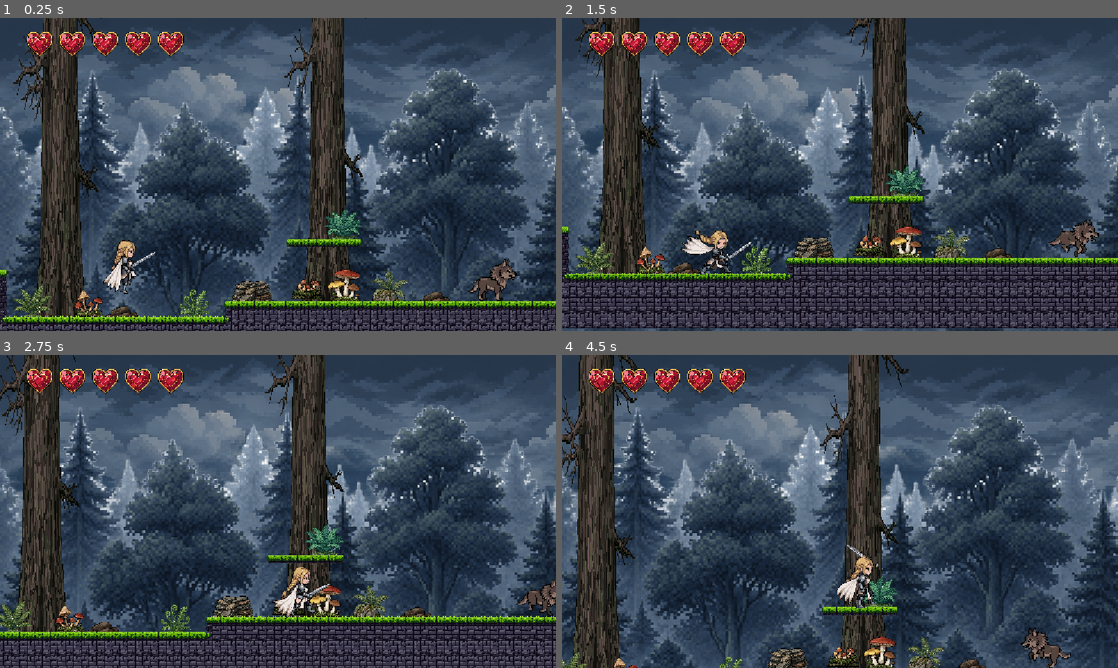
Above: before the commit, frames 1-4 (two rows, left to right).
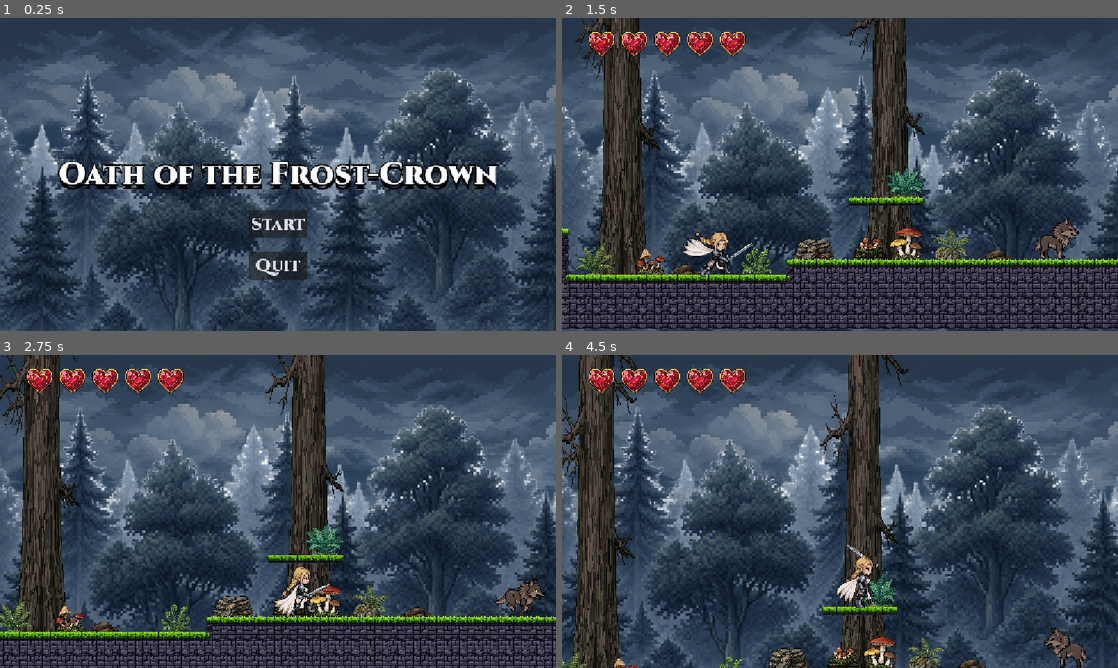
Above: after the commit, the same moments.

Repository: cwdtom/oath-of-the-frost-crown
Game: Godot game, scene res://main.tscn
The game is run twice, just before and just after one commit, with the same random seed, the same clock (stepped at 60 frames per second) and the same inputs.
Inputs (mouse positions are in pixels of both pictures, inside the frame that each line leads up to):
- Up to frame 1 (0.25 s): no input
- Up to frame 2 (1.5 s): click (840, 224) at 0.5 s, where only the run after the commit has a clickable "Start"; tap Enter (attack) at 1.25, 1.35 s; hold Right (right) from 1.28 s (still down)
- Up to frame 3 (2.75 s): keep holding Right (right); tap Space (jump) at 1.52, 2.27 s; tap Enter (attack) at 2.1 s
- Up to frame 4 (4.5 s): release Right (right) at 2.78 s; hold Left (left) 2.78-3.53 s; tap Enter (attack) at 2.85, 3.6, 4.35 s; hold Right (right) from 3.53 s (still down); tap Space (jump) at 3.77 s

The runs differ from the first frame. In frame 1, 41% of the frame differs, in the area x 0-100%, y 0-100%; in frame 2, 18%; in frame 3, 0.8%; in frame 4, 0.9%.

Commit message:
Add title screen start flow

Diff:
--- a/main.gd
+++ b/main.gd
@@ -5,8 +5,9 @@
 const RESULT_DEAD := "DEAD"
 const RESULT_VICTORY := "VICTORY"
 
-var level: Node2D
+var level: Node2D = null
 
+@onready var title: Control = $Title
 @onready var game_result_popup: CanvasLayer = $GameResultPopup
 @onready var result_label: Label = $GameResultPopup/Control/NinePatchRect/VBoxContainer/Label
 @onready var retry_button: Button = $GameResultPopup/Control/NinePatchRect/VBoxContainer/HBoxContainer/Retry
@@ -14,9 +15,8 @@
 
 
 func _ready() -> void:
-	level = $Level01
 	game_result_popup.visible = false
-	connect_level_events()
+	title.connect("start_requested", _on_title_start_requested)
 	retry_button.pressed.connect(_on_retry_pressed)
 	quit_button.pressed.connect(_on_quit_pressed)
 
@@ -39,15 +39,23 @@
 func restart_level() -> void:
 	game_result_popup.visible = false
 
-	var old_level := level
-	remove_child(old_level)
-	old_level.queue_free()
+	if level != null:
+		var old_level := level
+		level = null
+		remove_child(old_level)
+		old_level.queue_free()
 
 	level = LEVEL_01_SCENE.instantiate() as Node2D
 	level.name = "Level01"
 	add_child(level)
 	move_child(level, 0)
 	connect_level_events()
+
+
+func _on_title_start_requested() -> void:
+	title.visible = false
+	title.queue_free()
+	restart_level()
 
 
 func _on_player_died() -> void:
--- a/main.tscn
+++ b/main.tscn
@@ -1,12 +1,13 @@
 [gd_scene format=3 uid="uid://csbau0y38v3vv"]
 
-[ext_resource type="PackedScene" uid="uid://upnpdq4gu8d7" path="res://levels/level_01.tscn" id="1_ig7tw"]
 [ext_resource type="PackedScene" uid="uid://d4o7qsu2p7qg" path="res://ui/game_result_popup.tscn" id="2_0xm2m"]
-[ext_resource type="Script" path="res://main.gd" id="3_l46ej"]
+[ext_resource type="PackedScene" uid="uid://bnqmlejlu8bua" path="res://ui/title.tscn" id="2_1bvp3"]
+[ext_resource type="Script" uid="uid://dldhtxpq1m8h0" path="res://main.gd" id="3_l46ej"]
 
 [node name="Main" type="Node2D" unique_id=1562279049]
 script = ExtResource("3_l46ej")
 
-[node name="Level01" parent="." unique_id=1993614508 instance=ExtResource("1_ig7tw")]
+[node name="Title" parent="." unique_id=1744554783 instance=ExtResource("2_1bvp3")]
 
 [node name="GameResultPopup" parent="." unique_id=1422562202 instance=ExtResource("2_0xm2m")]
+visible = false
--- /dev/null
+++ b/ui/title.gd
@@ -0,0 +1,53 @@
+extends Control
+
+
+signal start_requested
+
+const BACKGROUND_LAYER_SPEEDS := {
+	"Background/Sky": Vector2(-6.0, 0.0),
+	"Background/FarTree": Vector2(-14.0, 0.0),
+	"Background/Fog": Vector2(-24.0, 0.0),
+	"Background/NearTree": Vector2(-42.0, 0.0),
+}
+
+var background_offsets := {}
+
+@onready var start_button: Button = $VBoxContainer/Start
+@onready var quit_button: Button = $VBoxContainer/Quit
+
+
+func _ready() -> void:
+	fit_to_viewport()
+	get_viewport().size_changed.connect(fit_to_viewport)
+
+	for path in BACKGROUND_LAYER_SPEEDS:
+		background_offsets[path] = Vector2.ZERO
+
+	start_button.pressed.connect(_on_start_pressed)
+	quit_button.pressed.connect(_on_quit_pressed)
+
+
+func fit_to_viewport() -> void:
+	set_anchors_preset(Control.PRESET_TOP_LEFT, false)
+	position = Vector2.ZERO
+	size = get_viewport_rect().size
+
+
+func _process(delta: float) -> void:
+	for path in BACKGROUND_LAYER_SPEEDS:
+		var layer := get_node_or_null(NodePath(path)) as Parallax2D
+		if layer == null:
+			continue
+
+		var offset: Vector2 = background_offsets[path]
+		offset += BACKGROUND_LAYER_SPEEDS[path] * delta
+		background_offsets[path] = offset
+		layer.set("scroll_offset", offset)
+
+
+func _on_start_pressed() -> void:
+	start_requested.emit()
+
+
+func _on_quit_pressed() -> void:
+	get_tree().quit()
--- /dev/null
+++ b/ui/title.tscn
@@ -0,0 +1,64 @@
+[gd_scene format=3 uid="uid://bnqmlejlu8bua"]
+
+[ext_resource type="PackedScene" uid="uid://cjuvjqlbkys25" path="res://levels/background.tscn" id="1_8abyn"]
+[ext_resource type="FontFile" uid="uid://cbl6avwsx7b62" path="res://assets/ui/fonts/Cinzel-Black.ttf" id="2_5w2xo"]
+[ext_resource type="Script" path="res://ui/title.gd" id="3_bbgjy"]
+
+[node name="Title" type="Control" unique_id=1744554783]
+layout_mode = 3
+anchors_preset = 15
+anchor_right = 1.0
+anchor_bottom = 1.0
+grow_horizontal = 2
+grow_vertical = 2
+script = ExtResource("3_bbgjy")
+
+[node name="Background" parent="." unique_id=226699892 instance=ExtResource("1_8abyn")]
+
+[node name="Label" type="Label" parent="." unique_id=1593478180]
+layout_mode = 1
+anchors_preset = 8
+anchor_left = 0.5
+anchor_top = 0.5
+anchor_right = 0.5
+anchor_bottom = 0.5
+offset_left = -20.0
+offset_top = -11.5
+offset_right = 20.0
+offset_bottom = 11.5
+grow_horizontal = 2
+grow_vertical = 2
+theme_override_colors/font_shadow_color = Color(0, 0, 0, 1)
+theme_override_colors/font_outline_color = Color(0, 0, 0, 1)
+theme_override_constants/shadow_offset_y = 10
+theme_override_constants/outline_size = 10
+theme_override_fonts/font = ExtResource("2_5w2xo")
+theme_override_font_sizes/font_size = 64
+text = "Oath of the Frost-Crown"
+
+[node name="VBoxContainer" type="VBoxContainer" parent="." unique_id=1504734660]
+layout_mode = 1
+anchors_preset = 7
+anchor_left = 0.5
+anchor_top = 1.0
+anchor_right = 0.5
+anchor_bottom = 1.0
+offset_left = -60.0
+offset_top = -250.0
+offset_right = 60.0
+offset_bottom = -100.0
+grow_horizontal = 2
+grow_vertical = 0
+theme_override_constants/separation = 28
+
+[node name="Start" type="Button" parent="VBoxContainer" unique_id=2075218886]
+layout_mode = 2
+theme_override_fonts/font = ExtResource("2_5w2xo")
+theme_override_font_sizes/font_size = 36
+text = "Start"
+
+[node name="Quit" type="Button" parent="VBoxContainer" unique_id=160734283]
+layout_mode = 2
+theme_override_fonts/font = ExtResource("2_5w2xo")
+theme_override_font_sizes/font_size = 36
+text = "Quit"
Not shown, added: ui/title.gd.uid
